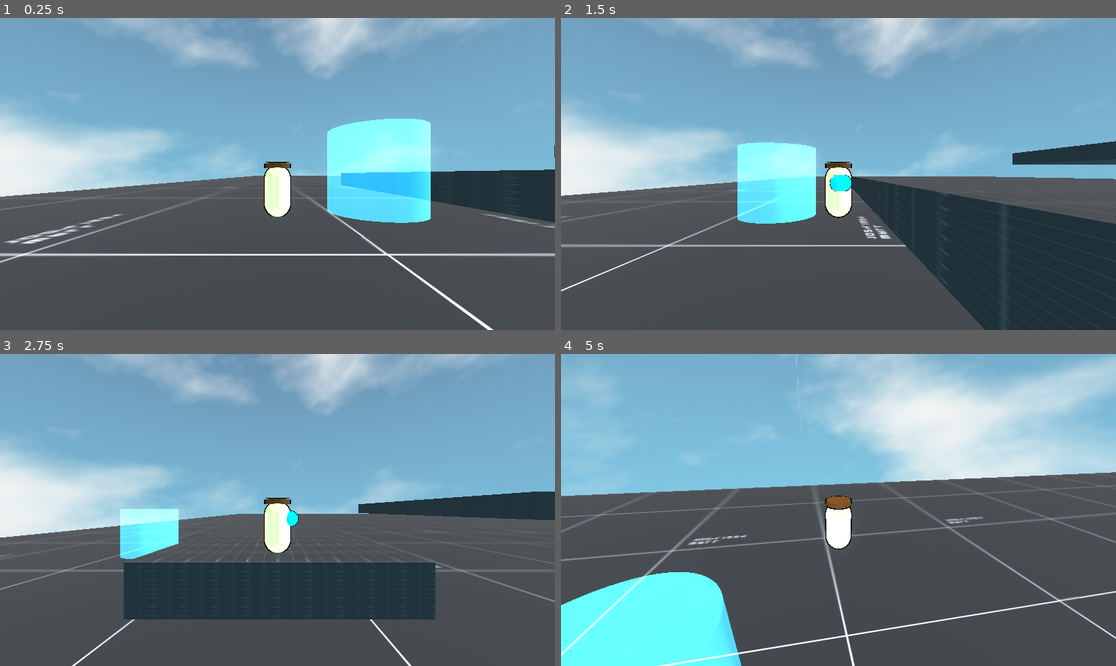
Above: before the commit, frames 1-4 (two rows, left to right).
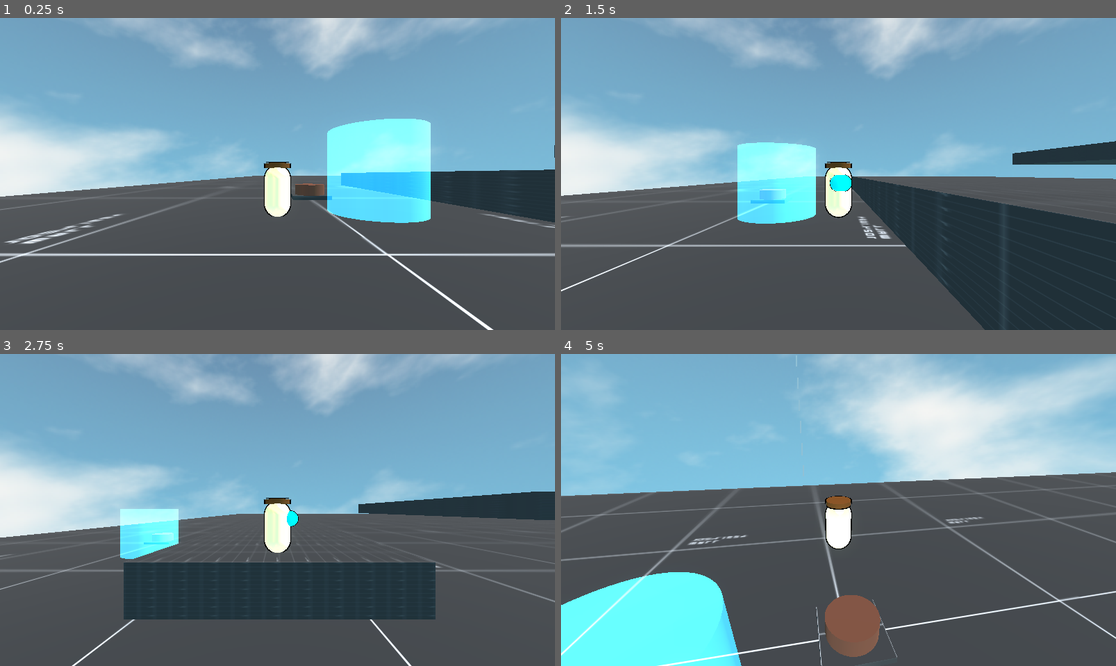
Above: after the commit, the same moments.

Repository: GamedevSuicraft/Laboratorio-de-Sistemas-de-Godot
Game: Godot game, scene res://tests/3d test/3d test scene.tscn
The game is run twice, just before and just after one commit, with the same random seed, the same clock (stepped at 60 frames per second) and the same inputs. The project has no main scene, so this scene is started directly.
Inputs (mouse positions are in pixels of both pictures, inside the frame that each line leads up to):
- Up to frame 1 (0.25 s): no input
- Up to frame 2 (1.5 s): tap Enter (ui_accept) at 0.5, 0.77 s; move the mouse to (960, 158) at 0.52 s; hold Right (ui_right) 0.53-1.28 s; hold E (interact) 0.53-1.28 s; move the mouse to (727, 189) at 1.27 s; hold Down (ui_down) from 1.28 s (still down); tap E (interact) at 1.35 s
- Up to frame 3 (2.75 s): tap Enter (ui_accept) at 1.52 s; move the mouse to (333, 441) at 2.02 s; release Down (ui_down) at 2.03 s; press the mouse at (333, 441) at 2.03 s; hold Right (ui_right) from 2.03 s (still down); tap E (interact) at 2.3 s
- Up to frame 4 (5 s): move the mouse to (832, 516) at 2.77 s; release Right (ui_right) at 2.78 s; release the mouse at (832, 516) at 2.78 s; hold Up (ui_up) from 2.78 s (still down); tap Shift at 2.85 s; tap Enter (ui_accept) at 3.02, 3.77, 4.52 s; tap E (interact) at 3.05, 4.35 s; move the mouse to (877, 513) at 3.52 s; hold E (interact) 3.53-4.28 s; move the mouse to (794, 506) at 4.27 s

The runs differ from the first frame. In frame 1, 0.3% of the frame differs, in the area x 52-60%, y 53-59%; in frame 2, 0.2%; in frame 3, less than 0.1%; in frame 4, 1.7%, in the area x 45-61%, y 77-100%.

Commit message:
Exemplo de botão 3D interativo ativado por CharacterBody3D na cena de teste 3D

Diff:
--- a/systems/Button/3D/PressurePlate/PressurePlateLogic.gd
+++ b/systems/Button/3D/PressurePlate/PressurePlateLogic.gd
@@ -1,4 +1,3 @@
-# Guarde este script como "pressure_plate_logic.gd"
 class_name PressurePlateLogic
 extends Area3D
 
@@ -20,13 +19,13 @@
 	body_entered.connect(_on_body_entered)
 	body_exited.connect(_on_body_exited)
 
-func _on_body_entered(_body: Node3D) -> void:
+func _on_body_entered(_body: CharacterBody3D) -> void:
 	bodies_inside += 1
 	if bodies_inside == 1:
 		_animate(original_position + move_offset)
 		pressed.emit()
 
-func _on_body_exited(_body: Node3D) -> void:
+func _on_body_exited(_body: CharacterBody3D) -> void:
 	bodies_inside -= 1
 	if bodies_inside == 0:
 		_animate(original_position)
--- a/tests/3d test/3d test scene.tscn
+++ b/tests/3d test/3d test scene.tscn
@@ -1,11 +1,12 @@
 [gd_scene format=3 uid="uid://l5nf68m1esmb"]
 
 [ext_resource type="Shader" uid="uid://dnclyexp54fhl" path="res://assets/shaders/basic_skyshader.gdshader" id="1_khnuh"]
+[ext_resource type="Script" uid="uid://dvga0ijjjyy4y" path="res://components/interaction/3D/Interactable3D.gd" id="1_script"]
 [ext_resource type="Texture2D" uid="uid://dtisu7gpgbpxa" path="res://assets/textures/greybox_grey_grid.png" id="1_xd7hw"]
-[ext_resource type="Script" path="res://components/interaction/3D/Interactable3D.gd" id="1_script"]
 [ext_resource type="Texture2D" uid="uid://cbxy2c3ewfbbh" path="res://assets/textures/fuzzy_sky-blue_03-1024x512.png" id="2_khnuh"]
 [ext_resource type="PackedScene" uid="uid://cpy2hpdq7bpdf" path="res://tests/3d test/Player3D.tscn" id="3_5k6if"]
 [ext_resource type="Script" uid="uid://os5xrw8s1568" path="res://tests/3d test/node_3d.gd" id="5_khnuh"]
+[ext_resource type="PackedScene" uid="uid://njvrqar7g48e" path="res://tests/3d test/Button.tscn" id="7_5k6if"]
 
 [sub_resource type="ShaderMaterial" id="ShaderMaterial_kkwq4"]
 shader = ExtResource("1_khnuh")
@@ -84,9 +85,11 @@
 [node name="Interactable" type="Area3D" parent="Node3D" unique_id=1919765328]
 script = ExtResource("1_script")
 
-
 [node name="CollisionShape3D" type="CollisionShape3D" parent="Node3D/Interactable" unique_id=604717282]
 transform = Transform3D(1, 0, 0, 0, 1, 0, 0, 0, 1, 3.6530895, 2.0783334, 0)
 shape = SubResource("CylinderShape3D_5k6if")
 
+[node name="Button" parent="." unique_id=589067763 instance=ExtResource("7_5k6if")]
+transform = Transform3D(1, 0, 0, 0, 1, 0, 0, 0, 1, 1.6412706, 0.94437623, -5.295821)
+
 [connection signal="interacted" from="Node3D/Interactable" to="Node3D" method="_on_interactable_interacted"]
--- /dev/null
+++ b/tests/3d test/Button.tscn
@@ -0,0 +1,52 @@
+[gd_scene format=3 uid="uid://njvrqar7g48e"]
+
+[ext_resource type="Script" uid="uid://cegxg01yo4oox" path="res://systems/Button/3D/PressurePlate/PressurePlateLogic.gd" id="1_dwxgs"]
+[ext_resource type="Texture2D" uid="uid://dtisu7gpgbpxa" path="res://assets/textures/greybox_grey_grid.png" id="2_gjyge"]
+
+[sub_resource type="CylinderShape3D" id="CylinderShape3D_2uk5l"]
+height = 1.0
+radius = 1.0
+
+[sub_resource type="StandardMaterial3D" id="StandardMaterial3D_j3l4m"]
+albedo_color = Color(0.49821353, 0.28982565, 0.20557293, 1)
+
+[sub_resource type="CylinderMesh" id="CylinderMesh_hp00h"]
+material = SubResource("StandardMaterial3D_j3l4m")
+top_radius = 1.0
+bottom_radius = 1.0
+height = 1.0
+
+[sub_resource type="CylinderShape3D" id="CylinderShape3D_r165k"]
+height = 1.0
+radius = 1.0
+
+[sub_resource type="StandardMaterial3D" id="StandardMaterial3D_c40dr"]
+albedo_texture = ExtResource("2_gjyge")
+
+[sub_resource type="BoxMesh" id="BoxMesh_ek6ti"]
+material = SubResource("StandardMaterial3D_c40dr")
+size = Vector3(2.5, 0.3, 2.5)
+
+[node name="StaticBody3D" type="Node3D" unique_id=1262652029]
+
+[node name="RigidBody3D" type="AnimatableBody3D" parent="." unique_id=772888904]
+
+[node name="CollisionShape3D" type="CollisionShape3D" parent="RigidBody3D" unique_id=994728058]
+transform = Transform3D(1, 0, 0, 0, 1, 0, 0, 0, 1, 0, 0.0014006495, 0)
+shape = SubResource("CylinderShape3D_2uk5l")
+
+[node name="MeshInstance3D" type="MeshInstance3D" parent="RigidBody3D" unique_id=1698664992]
+transform = Transform3D(1, 0, 0, 0, 1, 0, 0, 0, 1, 0, 0.0014006495, 0)
+mesh = SubResource("CylinderMesh_hp00h")
+
+[node name="Area3D" type="Area3D" parent="." unique_id=2132192617 node_paths=PackedStringArray("target_node")]
+transform = Transform3D(1, 0, 0, 0, 1, 0, 0, 0, 1, 0, 0.11198801, 0)
+script = ExtResource("1_dwxgs")
+target_node = NodePath("../RigidBody3D")
+
+[node name="CollisionShape3D" type="CollisionShape3D" parent="Area3D" unique_id=1708317946]
+shape = SubResource("CylinderShape3D_r165k")
+
+[node name="MeshInstance3D2" type="MeshInstance3D" parent="." unique_id=1030694784]
+transform = Transform3D(1, 0, 0, 0, 1, 0, 0, 0, 1, 0, -0.34301114, 0)
+mesh = SubResource("BoxMesh_ek6ti")
--- a/tests/3d test/Player3D.tscn
+++ b/tests/3d test/Player3D.tscn
@@ -107,4 +107,3 @@
 [node name="Stamina" type="Node" parent="." unique_id=749622202]
 script = ExtResource("6_rblra")
 regen_rate = 5.0
-debug = true
